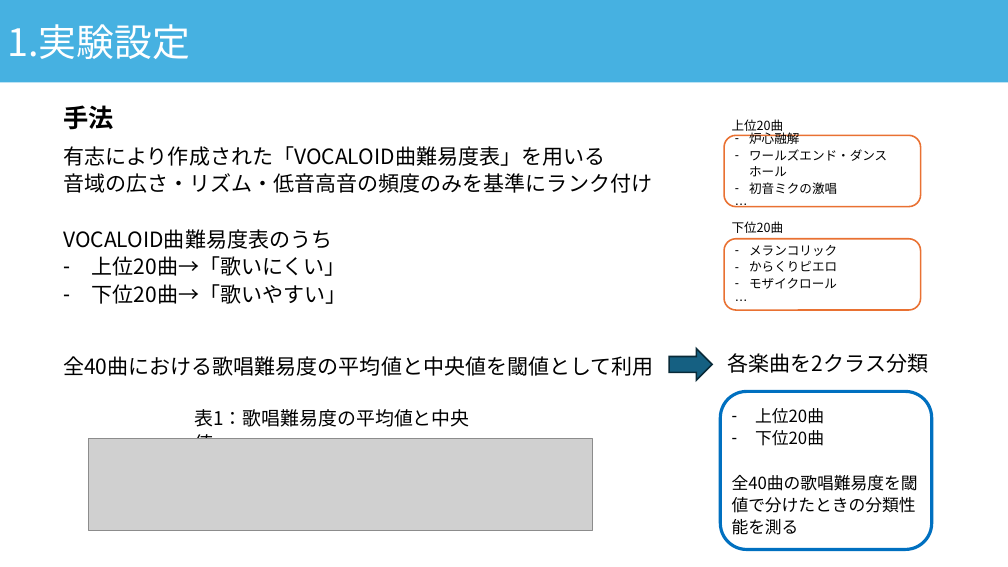
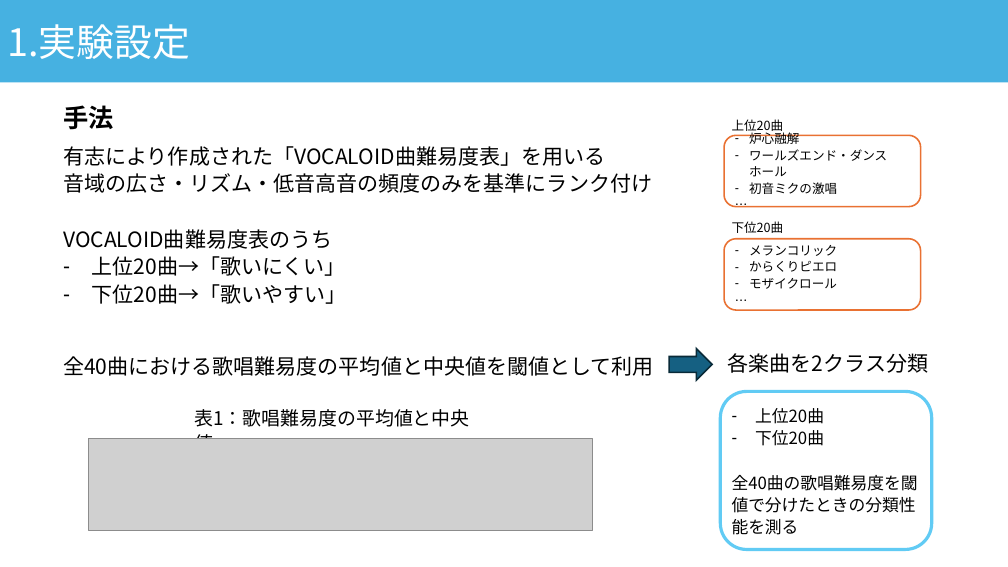
Before and after one commit to asn407/20241221, a slide deck: slide 6 of 年末発表.pptx. Drawn at 1008x567 pixels with LibreOffice and Linux fonts; fonts in the diff are those of the drawing; grey boxes stand for pictures. Boxes give left, top, right and bottom in pixels: in the first picture for what was removed or moved away, otherwise in the second. Text is boxed around its words. In the diff, an @@ line names an element or a change of style, - is before the commit and + after.

```diff
--- a/年末発表.pptx
+++ b/年末発表.pptx
@@ rounded rectangle at [721,392,932,550]: outline #0070C0 3 pt to #61CBF4 3 pt @@
```
Also in this commit, not shown: 1 other file.
